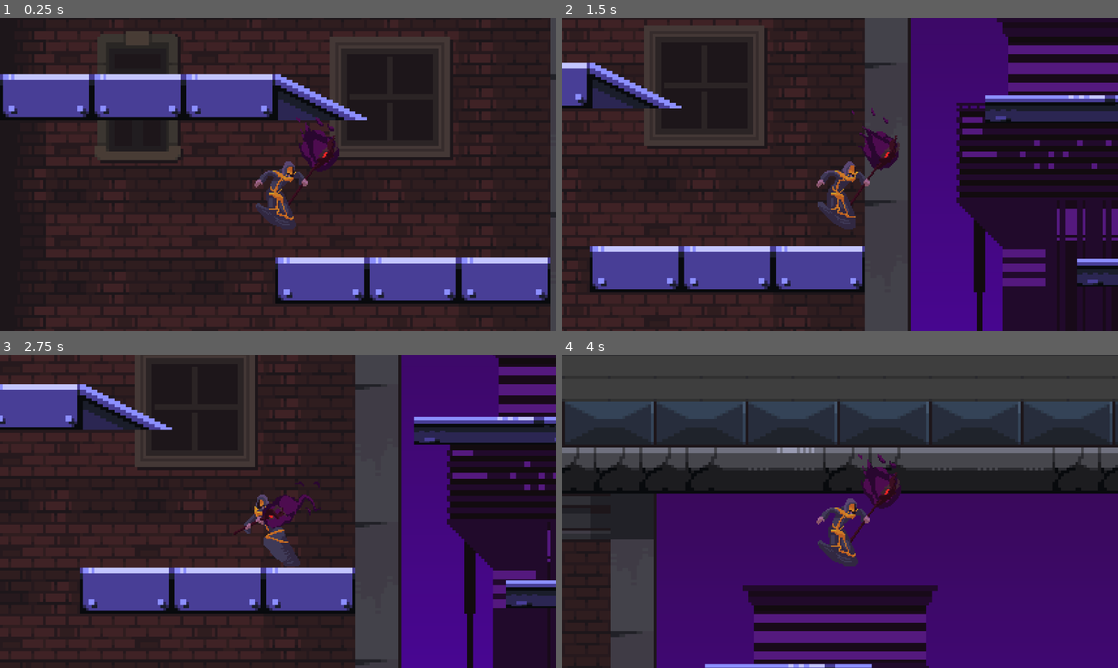
Above: before the commit, frames 1-4 (two rows, left to right).
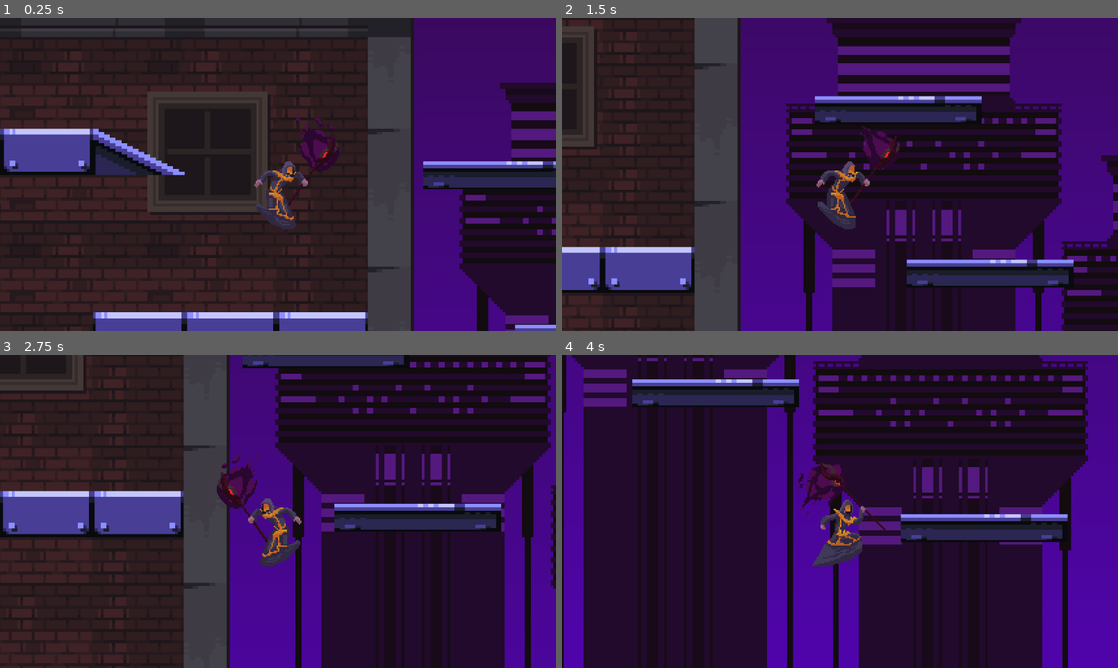
Above: after the commit, the same moments.

Repository: SiLanceP/ISCS-2DPlatformer-GODOT
Game: Godot game, scene res://main.tscn
Same seed, same stepped clock (60 frames per second), same inputs: the game is played once before the commit and once after it.
Inputs:
- Up to frame 1 (0.25 s): no input
- Up to frame 2 (1.5 s): tap Enter (ui_accept) at 0.5 s; hold D (right) from 0.53 s (still down); tap Space (jump) at 0.77 s
- Up to frame 3 (2.75 s): tap Space (jump) at 1.52 s; release D (right) at 2.03 s; hold A (left) from 2.03 s (still down)
- Up to frame 4 (4 s): release A (left) at 2.78 s; hold D (right) from 2.78 s (still down); tap Space (jump) at 3.02, 3.77 s

The runs differ from the first frame. In frame 1, 58% of the frame differs, in the area x 0-100%, y 0-100%; in frame 2, 62%; in frame 3, 70%; in frame 4, 86%.

Commit message:
Update tilemap and player start position
last changes (hopefully)

Diff:
--- a/2d-platformer/level_root.tscn
+++ b/2d-platformer/level_root.tscn
@@ -1278,7 +1278,7 @@
 [node name="platforms" type="TileMapLayer" parent="." unique_id=1847100885]
 texture_filter = 1
 scale = Vector2(2, 2)
-tile_map_data = PackedByteArray("AAAAABYAAAAEAAgAAAABABYAAAA …(3248 unchanged characters)… EAAgAAAAnAP//AAAEAAcAAAAoAP//AAAEAAgAAAAmAAYAAAACAAIAAEAnAAYAAAACAAMAAEAkAAYAAAACAAIAAEAlAAYAAAACAAMAAEA=")
+tile_map_data = PackedByteArray("AAAAABYAAAAEAAgAAAABABYAAAA …(3248 unchanged characters)… EAAgAAAAnAP//AAAEAAcAAAAoAP//AAAEAAgAAAAnAAYAAAACAAIAAFAmAAYAAAACAAMAAFA=")
 tile_set = SubResource("TileSet_8stoe")
 
 [node name="Area2D" parent="." unique_id=1887128234 instance=ExtResource("6_oufh0")]
--- a/2d-platformer/main.tscn
+++ b/2d-platformer/main.tscn
@@ -12,7 +12,7 @@
 scale = Vector2(1.65, 1.65)
 
 [node name="Player" parent="." unique_id=467500154 instance=ExtResource("1_ig7tw")]
-position = Vector2(320, 201)
+position = Vector2(530, 138)
 scale = Vector2(1.5, 1.5)
 
 [node name="Moving Platforms" type="Node2D" parent="." unique_id=98720150]
